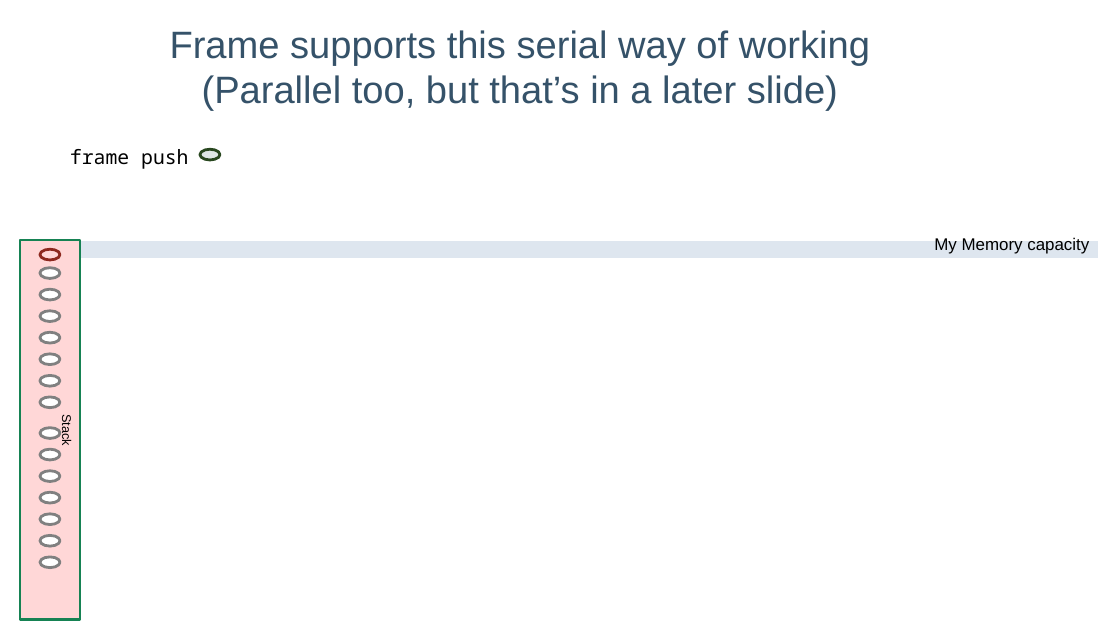
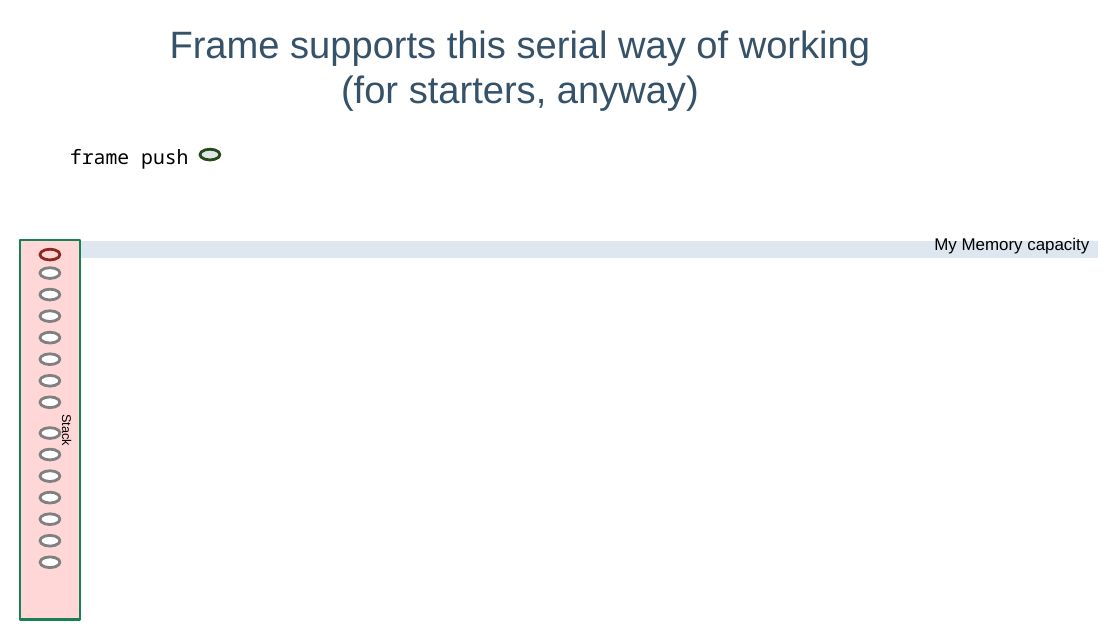
Before and after one commit to lelanthran/frame, a slide deck: slide 27 of docs/FrameIntroduction.odp. Drawn at 1120x630 pixels with LibreOffice and Linux fonts; fonts in the diff are those of the drawing; background and template pictures are left out. Boxes give left, top, right and bottom in pixels: in the first picture for what was removed or moved away, otherwise in the second. Text is boxed around its words. In the diff, an @@ line names an element or a change of style, - is before the commit and + after.

Commit message:
Docs (#6)
* Updated slideshow for the last time.

* This time, really final changes to slideshow.

```diff
--- a/docs/FrameIntroduction.odp
+++ b/docs/FrameIntroduction.odp
@@ title at (170, 30, 870, 111): text changed @@
-Frame supports this serial way of working
-(Parallel too, but that’s in a later slide)
+Frame supports this serial way of working
+(for starters, anyway)
```
Also in this commit, not shown: 12 other slides changed, 2 slides added.
